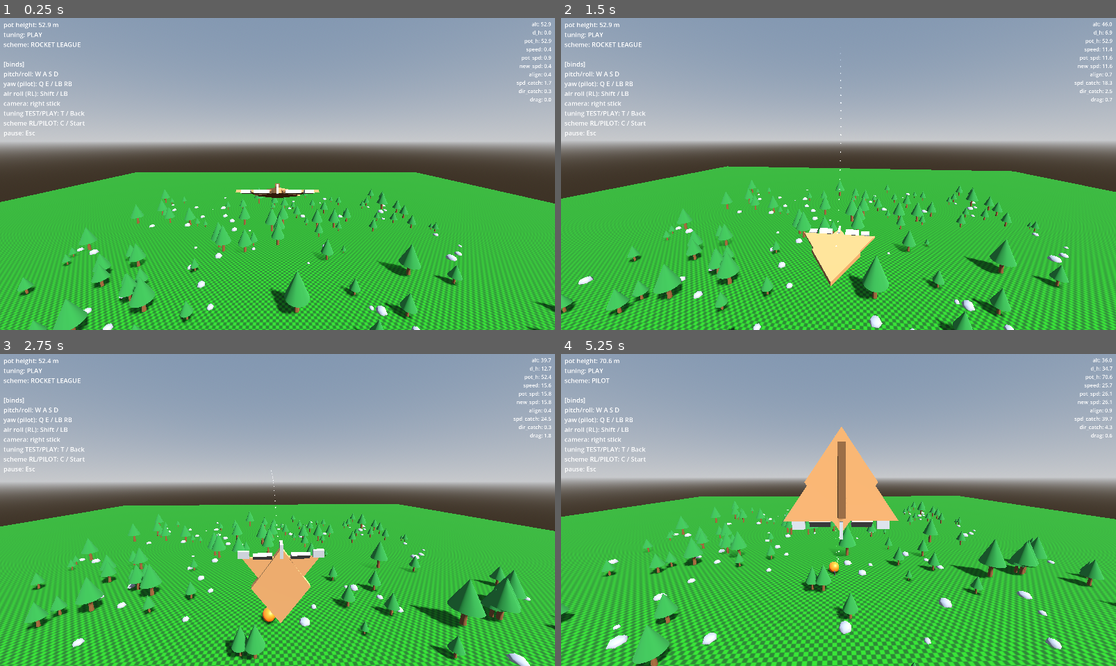
Above: before the commit, frames 1-4 (two rows, left to right).
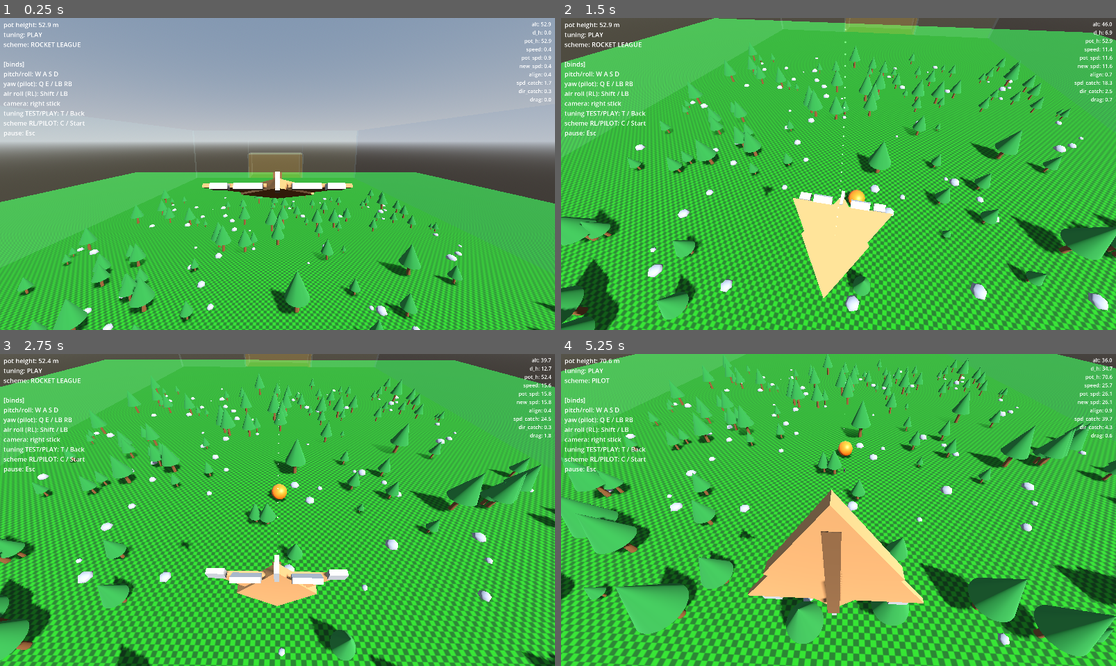
Above: after the commit, the same moments.

Repository: westonkelliher/glider
Game: Godot game, scene res://scenes/main.tscn
Two runs of this game, one before a commit and one after it. Both use one fixed random seed, a clock stepped at 60 frames per second and the inputs below.
Inputs (mouse positions are in pixels of both pictures, inside the frame that each line leads up to):
- Up to frame 1 (0.25 s): no input
- Up to frame 2 (1.5 s): tap Enter at 0.5 s; move the mouse to (866, 174) at 0.52 s; hold W (move_forward) from 0.53 s (still down); tap Y (cam_ball_toggle, bound only after the commit) at 0.6 s; tap F (cam_free, bound only after the commit) at 0.8, 1.35 s; move the mouse to (810, 174) at 1.27 s
- Up to frame 3 (2.75 s): keep holding W (move_forward); tap Y (cam_ball_toggle, bound only after the commit) at 1.55 s; move the mouse to (288, 503) at 2.02 s; press the mouse at (288, 503) at 2.03 s; tap F (cam_free, bound only after the commit) at 2.3 s
- Up to frame 4 (5.25 s): keep holding W (move_forward); move the mouse to (832, 516) at 2.77 s; release the mouse at (832, 516) at 2.78 s; tap Shift (air_roll) at 2.85 s; tap Y (cam_ball_toggle, bound only after the commit) at 3.05, 4.55 s; move the mouse to (877, 513) at 3.52 s; hold Right mouse button (boost) 3.53-4.28 s; tap F (cam_free, bound only after the commit) at 3.8 s; move the mouse to (794, 506) at 4.27 s; tap Space (launch) at 4.35 s; move the mouse to (844, 510) at 5.02 s; hold C (toggle_scheme) from 5.03 s (still down)

The runs differ from the first frame. In frame 1, 4.7% of the frame differs, in the area x 0-65%, y 40-60%; in frame 2, 84%; in frame 3, 85%; in frame 4, 87%, in the area x 0-100%, y 0-100%.

Commit message:
Camera: add BALL and VELOCITY follow modes (F free, Y toggle)
Rocket-League-style cams: BALL keeps the ball framed, VELOCITY looks
down travel direction; any mouse aim drops to FREE. New cam_free /
cam_ball_toggle input actions; wire ball NodePath + arena into main.

Co-Authored-By: Claude Opus 4.8 (1M context) <noreply@anthropic.com>

Diff:
--- a/project.godot
+++ b/project.godot
@@ -117,6 +117,18 @@
 , Object(InputEventJoypadButton,"resource_local_to_scene":false,"resource_name":"","device":-1,"button_index":0,"pressure":0.0,"pressed":true,"script":null)
 ]
 }
+cam_ball_toggle={
+"deadzone": 0.5,
+"events": [Object(InputEventKey,"resource_local_to_scene":false,"resource_name":"","device":-1,"window_id":0,"alt_pressed":false,"shift_pressed":false,"ctrl_pressed":false,"meta_pressed":false,"pressed":false,"keycode":0,"physical_keycode":89,"key_label":0,"unicode":121,"location":0,"echo":false,"script":null)
+, Object(InputEventJoypadButton,"resource_local_to_scene":false,"resource_name":"","device":-1,"button_index":3,"pressure":0.0,"pressed":true,"script":null)
+]
+}
+cam_free={
+"deadzone": 0.5,
+"events": [Object(InputEventKey,"resource_local_to_scene":false,"resource_name":"","device":-1,"window_id":0,"alt_pressed":false,"shift_pressed":false,"ctrl_pressed":false,"meta_pressed":false,"pressed":false,"keycode":0,"physical_keycode":70,"key_label":0,"unicode":102,"location":0,"echo":false,"script":null)
+, Object(InputEventJoypadButton,"resource_local_to_scene":false,"resource_name":"","device":-1,"button_index":8,"pressure":0.0,"pressed":true,"script":null)
+]
+}
 
 [physics]
 
--- a/scenes/main.tscn
+++ b/scenes/main.tscn
@@ -4,7 +4,8 @@
 [ext_resource type="PackedScene" uid="uid://cjhkvk3egmt6j" path="res://scenes/glider_body.tscn" id="2_0wfyh"]
 [ext_resource type="PackedScene" uid="uid://j0dybgoh7dsf" path="res://scenes/camera_rig.tscn" id="3_jyhfs"]
 [ext_resource type="PackedScene" uid="uid://cjvqn1xv182j4" path="res://environment/floor.tscn" id="3_sugp2"]
-[ext_resource type="PackedScene" uid="uid://b0ballglider01" path="res://ball.tscn" id="4_ball"]
+[ext_resource type="PackedScene" uid="uid://bb5jqlspvdnnk" path="res://ball.tscn" id="4_ball"]
+[ext_resource type="PackedScene" path="res://environment/arena.tscn" id="5_arena"]
 
 [sub_resource type="ProceduralSkyMaterial" id="Sky_mat"]
 
@@ -32,12 +33,15 @@
 
 [node name="Floor" parent="." unique_id=1291254760 instance=ExtResource("3_sugp2")]
 
+[node name="Arena" parent="." unique_id=1981620933 instance=ExtResource("5_arena")]
+
 [node name="GliderBody" parent="." unique_id=786574907 instance=ExtResource("2_0wfyh")]
-transform = Transform3D(1.5, 0, 0, 0, 1.5, 0, 0, 0, 1.5, 2.9999924, 52.94013, 70.93966)
+transform = Transform3D(2.5, 0, 0, 0, 2.5, 0, 0, 0, 2.5, 2.9999924, 52.94013, 70.93966)
 
-[node name="Ball" parent="." instance=ExtResource("4_ball")]
-transform = Transform3D(1, 0, 0, 0, 1, 0, 0, 0, 1, 3, 2, 40)
+[node name="Ball" parent="." unique_id=1901848942 instance=ExtResource("4_ball")]
+transform = Transform3D(1.35, 0, 0, 0, 1.35, 0, 0, 0, 1.35, 3, 2, 40)
 
-[node name="CameraRig" parent="." unique_id=478481249 node_paths=PackedStringArray("target") instance=ExtResource("3_jyhfs")]
+[node name="CameraRig" parent="." unique_id=478481249 node_paths=PackedStringArray("target", "ball") instance=ExtResource("3_jyhfs")]
 transform = Transform3D(1, 0, 0, 0, 1, 0, 0, 0, 1, 2.9999924, 82.19779, 90.10272)
 target = NodePath("../GliderBody")
+ball = NodePath("../Ball")
--- a/scripts/camera_rig.gd
+++ b/scripts/camera_rig.gd
@@ -4,9 +4,15 @@
 @export var stick_sensitivity: float = 3.0  # radians/sec at full deflection
 @export var min_pitch: float = -1.4
 @export var max_pitch: float = 1.4
-
+@export var rotate_lerp: float = 5.0  # how fast ball/velocity cams swing to aim
 
 @export var target: Node3D
+@export var ball: Node3D
+
+# FREE: manual mouse/stick aim. BALL: keep the ball framed (RL ball cam).
+# VELOCITY: look down the glider's travel direction (RL default cam).
+enum Mode { FREE, BALL, VELOCITY }
+var mode: Mode = Mode.FREE
 
 var yaw: float = 0.0
 var pitch: float = 0.0
@@ -20,9 +26,10 @@
 
 func _unhandled_input(event: InputEvent) -> void:
 	if event is InputEventMouseMotion and Input.mouse_mode == Input.MOUSE_MODE_CAPTURED:
+		# Any mouse aim drops back to free cam.
+		mode = Mode.FREE
 		yaw -= event.relative.x * mouse_sensitivity
 		pitch -= event.relative.y * mouse_sensitivity
-		#pitch = clamp(pitch, min_pitch, max_pitch)
 		rotation = Vector3(pitch, yaw, 0.0)
 	elif event.is_action_pressed("ui_cancel"):
 		Input.mouse_mode = Input.MOUSE_MODE_VISIBLE
@@ -31,8 +38,25 @@
 
 
 func _process(delta: float) -> void:
-	# Right stick: analog rotation. Magnitude of deflection scales pan speed,
-	# integrated per frame (a stick reports a held position, not a delta).
+	if Input.is_action_just_pressed("cam_free"):
+		_sync_free_from_rotation()
+		mode = Mode.FREE
+	elif Input.is_action_just_pressed("cam_ball_toggle"):
+		# Toggle between the two follow cams; entering from free starts on ball.
+		mode = Mode.VELOCITY if mode == Mode.BALL else Mode.BALL
+
+	match mode:
+		Mode.FREE:
+			_process_free(delta)
+		Mode.BALL:
+			_aim_at(_ball_aim_point(), delta)
+		Mode.VELOCITY:
+			_aim_at(position + _velocity_dir(), delta)
+
+
+func _process_free(delta: float) -> void:
+	# Right stick: analog rotation. Magnitude scales pan speed, integrated per
+	# frame (a stick reports a held position, not a delta).
 	var stick := Vector2(
 		Input.get_axis("cam_left", "cam_right"),
 		Input.get_axis("cam_up", "cam_down"))
@@ -43,6 +67,36 @@
 		rotation = Vector3(pitch, yaw, 0.0)
 
 
+# Smoothly swing the rig so its -Z forward points at `look_point`.
+func _aim_at(look_point: Vector3, delta: float) -> void:
+	var dir := look_point - global_position
+	if dir.length_squared() < 0.0001:
+		return
+	var goal := Basis.looking_at(dir, Vector3.UP)
+	transform.basis = transform.basis.slerp(goal, clampf(rotate_lerp * delta, 0.0, 1.0)).orthonormalized()
+
+
+func _ball_aim_point() -> Vector3:
+	if ball != null:
+		return ball.global_position
+	return global_position - global_transform.basis.z
+
+
+func _velocity_dir() -> Vector3:
+	if target is CharacterBody3D and (target as CharacterBody3D).velocity.length() > 1.0:
+		return (target as CharacterBody3D).velocity.normalized()
+	if target != null:
+		return -target.global_transform.basis.z  # fall back to glider heading
+	return -global_transform.basis.z
+
+
+# Re-read yaw/pitch from the current orientation so re-entering free cam
+# doesn't snap the view.
+func _sync_free_from_rotation() -> void:
+	yaw = rotation.y
+	pitch = clamp(rotation.x, min_pitch, max_pitch)
+
+
 func _physics_process(delta: float) -> void:
 	if target == null:
 		return
